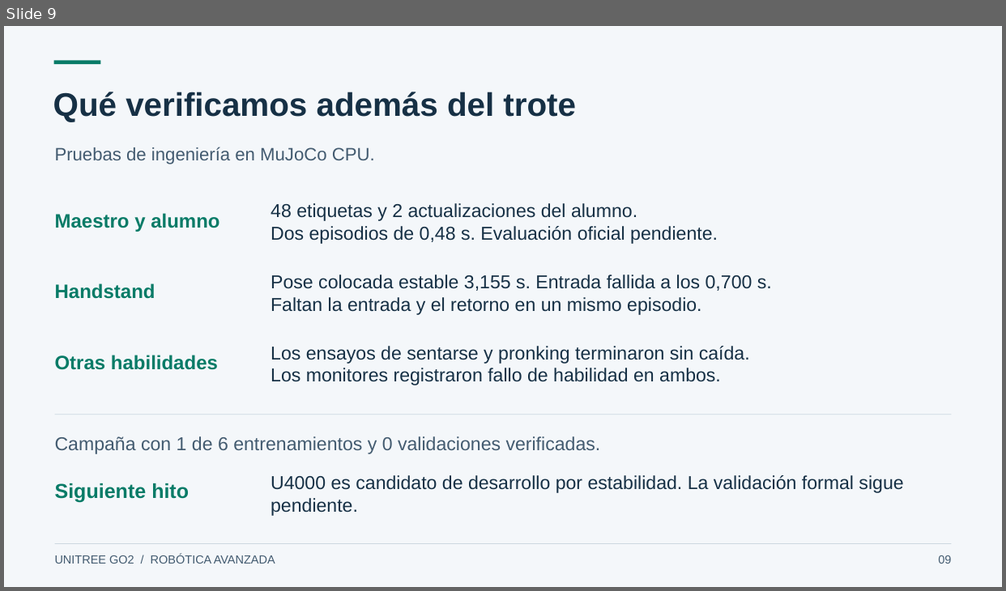
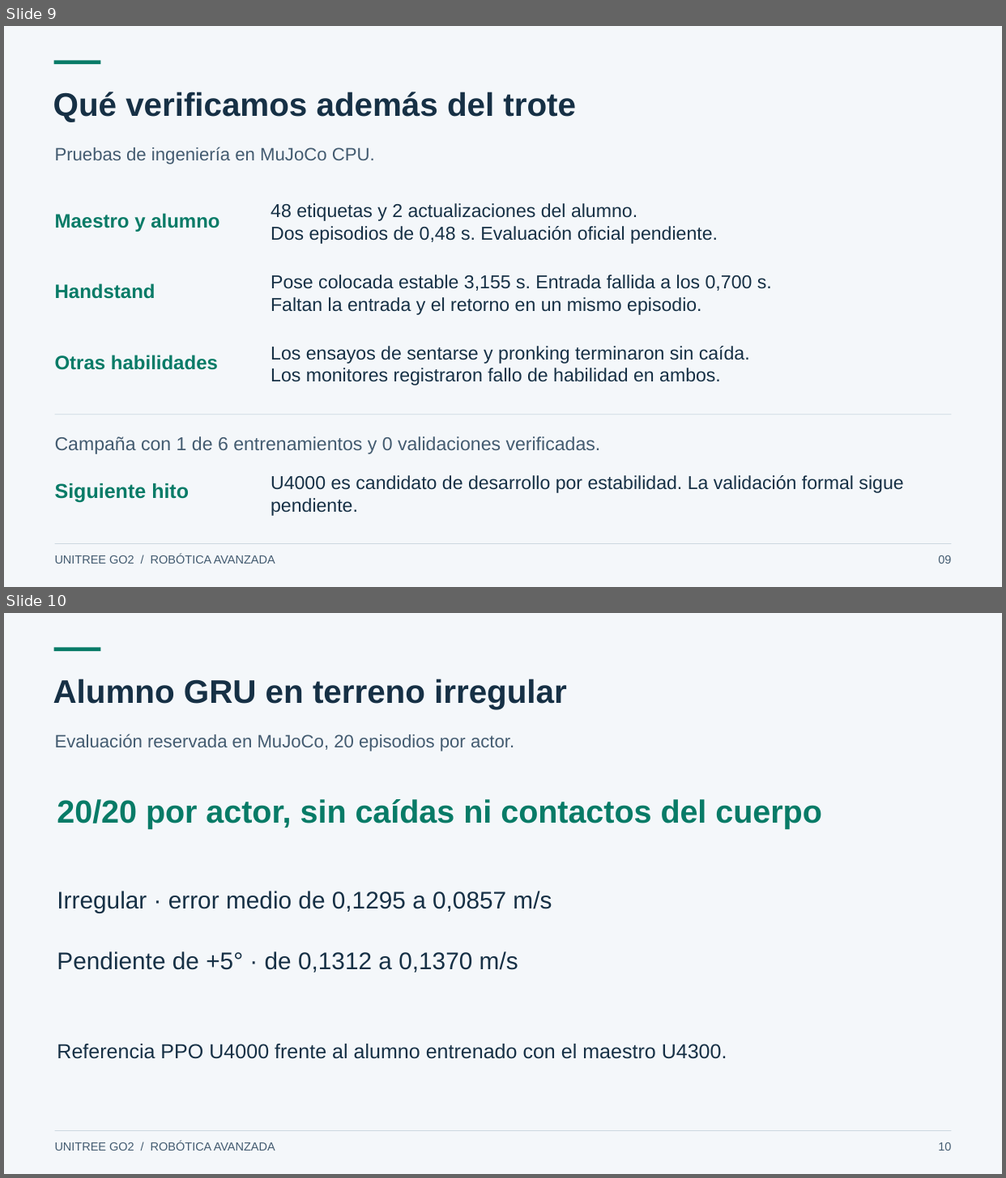
Before and after one commit to daca2022/go2-rl-deploy, a slide deck: docs/academico/Presentacion-Go2.pptx. Shown one above the other, each under a label of ours: slide 9 before the commit, slides 9 and 10 after it. The pictures are 1006x591 and 1006x1178 pixels, drawn with LibreOffice and Linux fonts; fonts in the diff are those of the drawing. Boxes give left, top, right and bottom in pixels: in the first picture for what was removed or moved away, otherwise in the second. Text is boxed around its words. In the diff, an @@ line names an element or a change of style, - is before the commit and + after.

```diff
--- a/docs/academico/Presentacion-Go2.pptx
+++ b/docs/academico/Presentacion-Go2.pptx
@@ slide 10 added at <box>4,613,1002,1174</box>, background #F4F7FA @@
@@ rectangle added at <box>54,648,100,651</box>, fill #087B67 @@
@@ text added at <box>53,679,567,709</box>, 31.5 pt, text #163045, bold @@
+Alumno GRU en terreno irregular
@@ text added at <box>55,734,514,752</box>, 17.2 pt, text #435B70 @@
+Evaluación reservada en MuJoCo, 20 episodios por actor.
@@ text added at <box>57,799,821,828</box>, 30.8 pt, text #087B67, bold @@
+20/20 por actor, sin caídas ni contactos del cuerpo
@@ text added at <box>57,891,552,913</box>, 23.2 pt, text #163045 @@
+Irregular · error medio de 0,1295 a 0,0857 m/s
@@ text added at <box>57,952,518,973</box>, 23.2 pt, text #163045 @@
+Pendiente de +5° · de 0,1312 a 0,1370 m/s
@@ text added at <box>57,1044,727,1059</box>, 19.5 pt, text #163045 @@
+Referencia PPO U4000 frente al alumno entrenado con el maestro U4300.
@@ rectangle added at <box>55,1131,952,1131</box>, fill #CCD8E0 @@
@@ text added at <box>55,1141,275,1151</box>, 11.2 pt, text #435B70 @@
+UNITREE GO2 / ROBÓTICA AVANZADA
@@ text added at <box>938,1143,951,1151</box>, 11.2 pt, text #435B70 @@
+10
```
Also in this commit, not shown: 1 slide changed, 13 other files.
